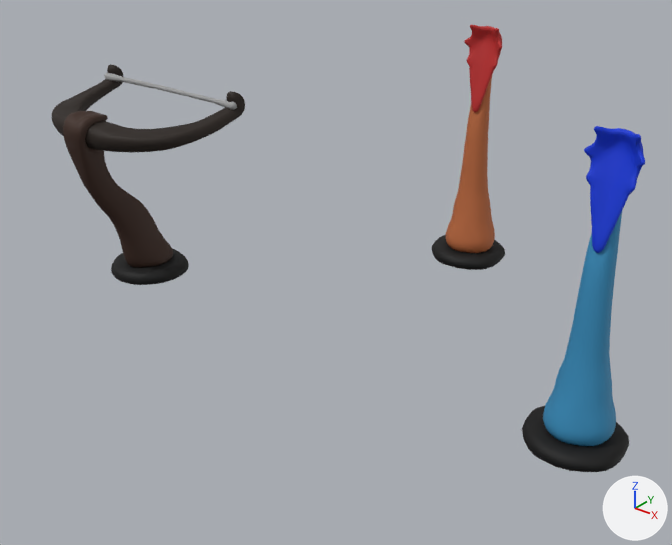
One commit to the Blender file Tower Defence/Assets/Модельки вывод.blend: the scene before it, then after it.
Both versions are drawn from a camera (50 mm lens) standing at (0.0576, -0.0704, 0.0513) and looking at (0.0017, -0.0006, 0.0081). The axes (+X, +Y, +Z) are drawn at lower right. The lights are the same throughout.

The first picture shows 'Баллиста', 'Башня заморозка', 'Башня обычная'.
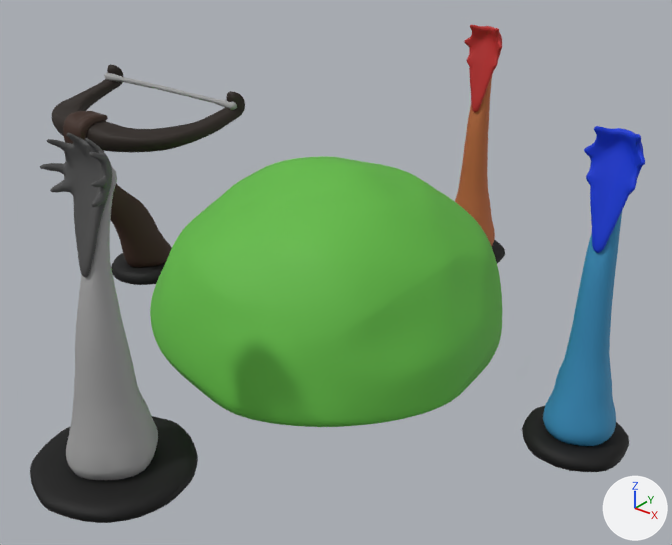
Commit message: Обновление файла с модельками
Добавлены артиллерия и куча

What differs and where, as boxes (x1, y1, x2, y2) in the pictures (672 x 545 px):
'Пластилиновая куча', added (green): after (150, 156, 502, 427)
'Башня артиллерия', added: after (30, 133, 198, 523)
    faces in mat_пластилин_белый_001 (grey #a1a1a1): (66, 167, 158, 480)
    faces in mat_пластилин_чёрный_001 (black #000000): (30, 416, 198, 523)
    faces in mat_пластилин_серый (dark grey #505050): (40, 133, 113, 278)

Patch to the scene script:
```diff
--- a/Tower Defence/Assets/Модельки вывод.blend.py
+++ b/Tower Defence/Assets/Модельки вывод.blend.py
@@ mat_пластилин_зелёный @@
+mat_пластилин_зелёный = principled_material('Пластилин зелёный')
+mat_пластилин_зелёный.base_color = (0.121, 0.5, 0.0575)  # green #62bc44
+mat_пластилин_зелёный.roughness = 0.7
@@ mat_пластилин_серый @@
+mat_пластилин_серый = principled_material('Пластилин серый')
+mat_пластилин_серый.base_color = (0.0805, 0.0805, 0.0805)  # dark grey #505050
+mat_пластилин_серый.roughness = 0.7
@@ mat_пластилин_белый_001 @@
+mat_пластилин_белый_001 = principled_material('Пластилин белый.001')
+mat_пластилин_белый_001.base_color = (0.355, 0.355, 0.355)  # grey #a1a1a1
+mat_пластилин_белый_001.roughness = 0.7
@@ mat_пластилин_чёрный_001 @@
+mat_пластилин_чёрный_001 = principled_material('Пластилин чёрный.001')
+mat_пластилин_чёрный_001.base_color = (0.0, 0.0, 0.0)  # black #000000
+mat_пластилин_чёрный_001.roughness = 0.7
@@ me_sphere_014 @@
+me_sphere_014.from_pydata(...)  # 3448 vertices, 6695 faces; spans x -0.0195..0.0193, y -0.0195..0.0193, z 0.0002..0.0198
+me_sphere_014.polygons.foreach_set('use_smooth', [True] * 6695)
+me_sphere_014.materials.append(mat_пластилин_зелёный)  # green #62bc44
@@ me_sphere_011 @@
+me_sphere_011.from_pydata(...)  # 1467 vertices, 2922 faces; spans x -0.0075..0.0076, y -0.0075..0.0074, z -0.0007..0.0309
+me_sphere_011.polygons.foreach_set('use_smooth', [True] * 2922)
+# faces by material slot: [816, 1090, 1016]
+me_sphere_011.materials.append(mat_пластилин_чёрный_001)  # black #000000
+me_sphere_011.materials.append(mat_пластилин_белый_001)  # grey #a1a1a1
+me_sphere_011.materials.append(mat_пластилин_серый)  # dark grey #505050
@@ ob_пластилиновая_куча @@
+ob_пластилиновая_куча = bpy.data.objects.new('Пластилиновая куча', me_sphere_014)
+ob_пластилиновая_куча.location = (0.0, 0.0, 0.0)
@@ ob_башня_артиллерия @@
+ob_башня_артиллерия = bpy.data.objects.new('Башня артиллерия', me_sphere_011)
+ob_башня_артиллерия.location = (0.0, -0.03, -0.0009)
```
